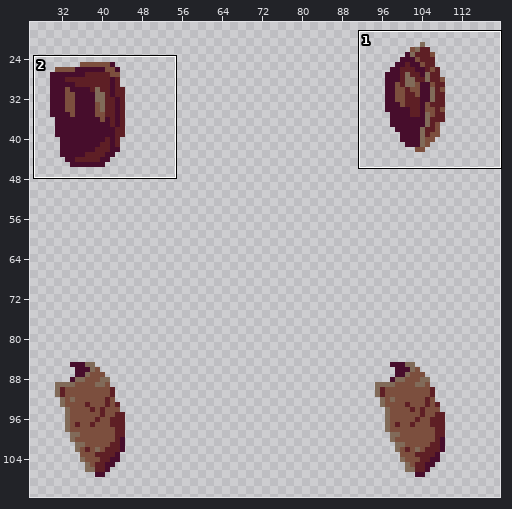
Sprite sheet -- Textures/Spritesheets/weapons/knightDefendR_woodenShield.png. The picture above shows the old version from afar; the outline marks the close-up.
Close-up. As it was:
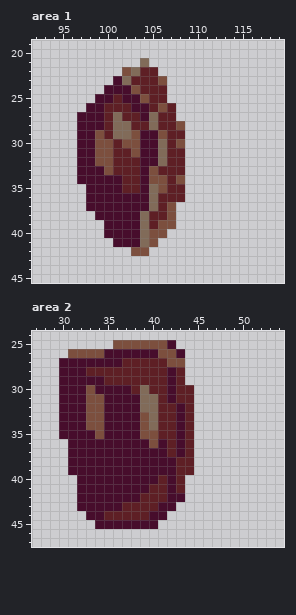
The file is 128x128 pixels. Shown: area 1: x 92..119, y 19..45; area 2: x 27..54, y 24..47. The wide view leaves out empty margins.
After:
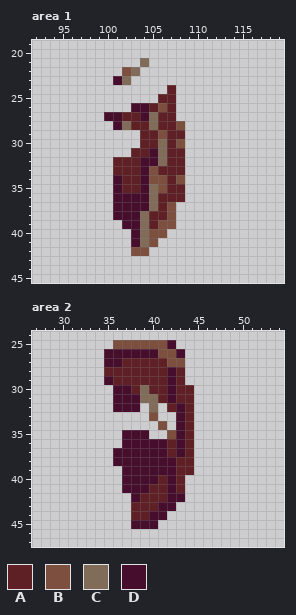
Palette (. is transparent): A #5e1f25  B #7c4f3e  C #816b59  D #470d2c
The edit:
--- area 1
@@ x 95..109 @@
 21 .........C.....
-22 .......BCAA....
-23 ......DCAAAB...
-24 .....DDDBAAA...
-25 ....DDADDBAA...
-26 ...DDAAADDABA..
-27 ..DDDACAADCAA..
-28 ..DDDACCAACAAB.
-29 ..DDBACCBDDBAA.
-30 ..DDBBABBDDCAB.
-31 ..DDBBAABDDCAA.
-32 ..DDBBAAADDCAA.
-33 ..DDDBAAADBAAA.
-34 ..DDDDDAADBBAB.
-35 ...DDDDAADCBAA.
-36 ...DDDDDDDCAAA.
-37 ...DDDDDDDCAB..
-38 ....DDDDDCAAB..
-39 .....DDDDCABB..
-40 .....DDDDCBB...
-41 ......DDDCB....
+22 .......BC......
+23 ......DC.......
+24 ............A..
+25 ...........AA..
+26 ........DDABA..
+27 .....DDAADCAA..
+28 ......DCAACAAB.
+29 .........AABAA.
+30 .........AACAB.
+31 ........AADCAA.
+32 ......AAADDCAA.
+33 ......AAADBAAA.
+34 ......DAADBBAB.
+35 ......DAADCBAA.
+36 ......DDDDCAAA.
+37 ......DDDDCAB..
+38 ......DDDCAAB..
+39 .......DDCABB..
+40 ........DCBB...
+41 ........DCB....
 42 ........BB.....
--- area 2
@@ x 28..44 @@
 25 ........BBBBBBD..
-26 ...BBBBDDDDDDBBD.
-27 ..DDDDDDDAAAAABB.
-28 ..DDDAAAAAAAAADA.
-29 ..DDDDDAAAAAAADA.
-30 ..DDDBDDDDACAADAA
-31 ..DDDBBDDDDCCADAA
-32 ..DDDBBDDDDCCAADA
-33 ..DDDBBDDDDBCAADA
-34 ..DDDBBDDDDBCAADA
-35 ..DDDDBDDDDBBAADA
-36 ...DDDDDDDDDBDADA
-37 ...DDDDDDDDDDDADA
-38 ...DDDDDDDDDDDDAA
-39 ...DDDDDDDDDDDDAA
-40 ....DDDDDDDDDADA.
-41 ....DDDDDDDDAADA.
-42 ....DDDDDDDAAADD.
-43 ....DDDDDAAAADD..
-44 .....DDAAAAADD...
-45 ......DDDDDDD....
+26 .......DDDDDDBBD.
+27 .......DDAAAAABB.
+28 .......AAAAAAADA.
+29 .......DAAAAAADA.
+30 ........DDACAADAA
+31 ........DDDCCADAA
+32 ........DDD.C.ADA
+33 ............B..DA
+34 .............B.DA
+35 .........DDD..BDA
+36 .........DDDDDADA
+37 ........DDDDDDADA
+38 ........DDDDDDDAA
+39 .........DDDDDDAA
+40 .........DDDDADA.
+41 .........DDDAADA.
+42 ..........DAAADD.
+43 ..........AAADD..
+44 ..........AADD...
+45 ..........DDD....
 46 .................
Boxes around the changes in both close-ups, in picture pixels (x1, y1, x2, y2):
changed: (77, 67, 176, 247)
changed: (59, 349, 176, 529)
